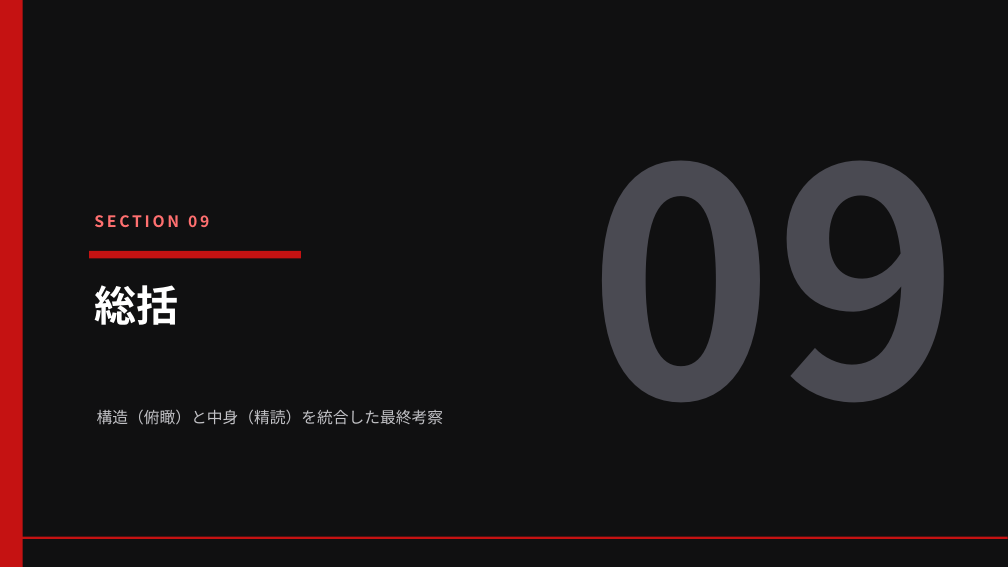
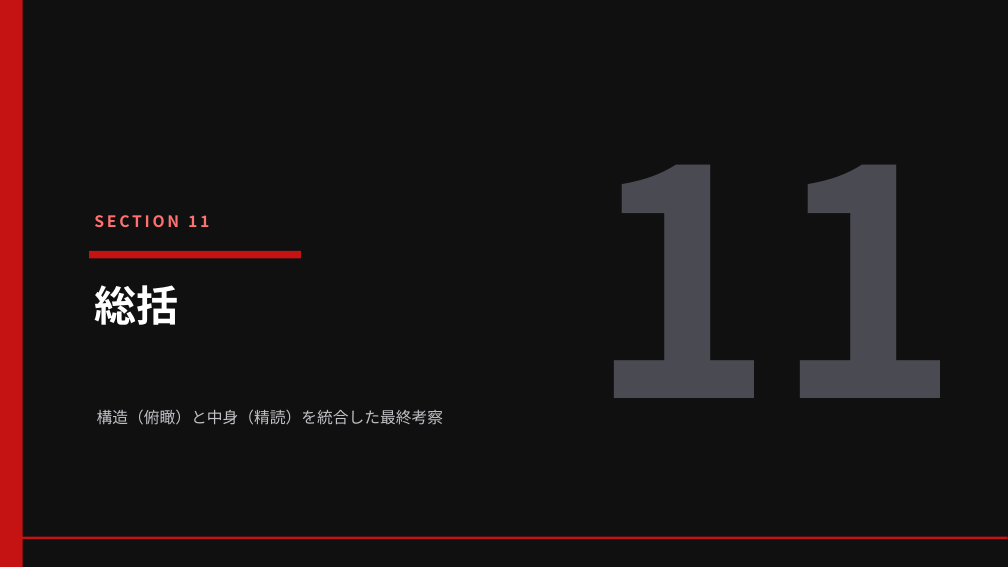
Before and after one commit to Rajahmal/apollo-patent-analysis, a slide deck: slide 52 of reports/apollo_report_20260614.pptx (slide 44 before the commit). Drawn at 1008x567 pixels with LibreOffice and Linux fonts; fonts in the diff are those of the drawing. Boxes give left, top, right and bottom in pixels: in the first picture for what was removed or moved away, otherwise in the second. Text is boxed around its words. In the diff, an @@ line names an element or a change of style, - is before the commit and + after.

```diff
--- a/reports/apollo_report_20260614.pptx
+++ b/reports/apollo_report_20260614.pptx
@@ text at <box>589,165,961,398</box>: text changed @@
-09
+11
@@ text at <box>94,215,209,227</box>: text changed @@
-SECTION 09
+SECTION 11
```
Also in this commit, not shown: 12 other slides changed, 9 slides added, 1 other file.
